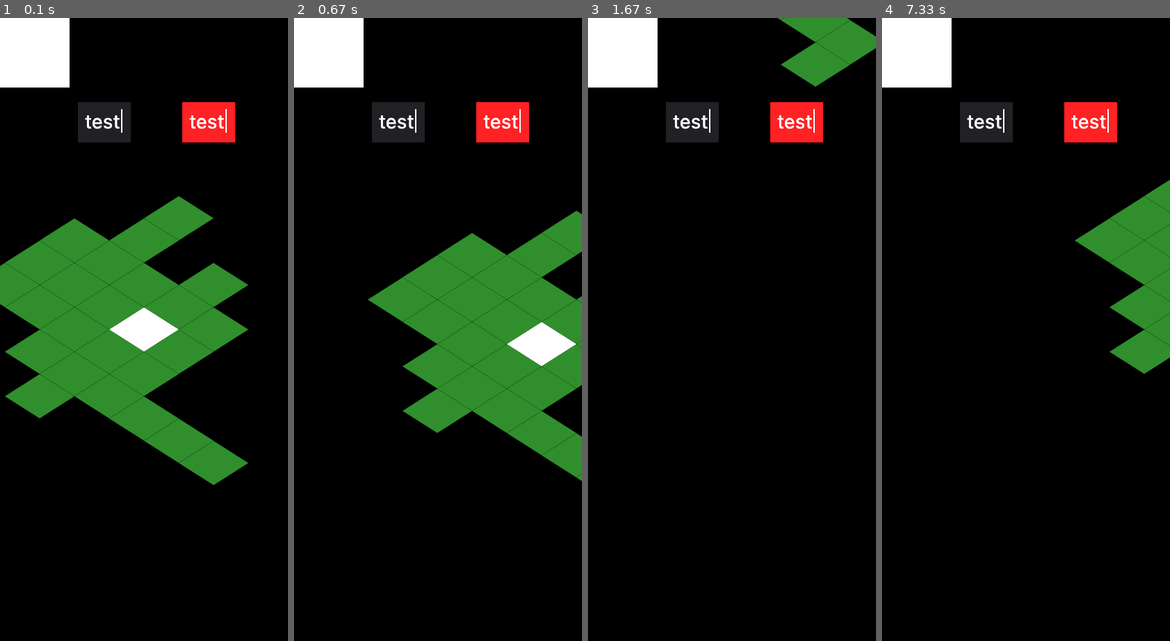
Above: before the commit, frames 1-4 (left to right).
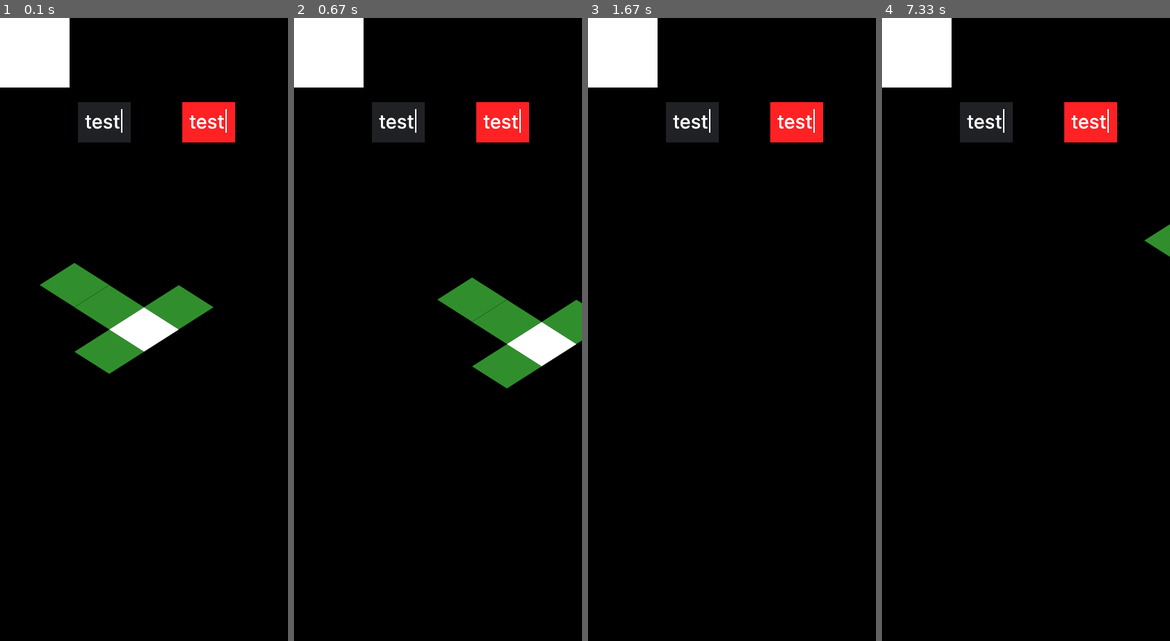
Above: after the commit, the same moments.

Repository: marcusTsng/goal_app
Game: pygame game, started from main.py
The game is run twice, just before and just after one commit, with the same random seed, the same clock (stepped at 60 frames per second) and the same inputs.
Inputs (mouse positions are in pixels of both pictures, inside the frame that each line leads up to):
- Up to frame 1 (0.1 s): no input
- Up to frame 2 (0.67 s): press the mouse at (397, 123) at 0.37 s; move the mouse to (449, 130) at 0.47 s; release the mouse at (501, 136) at 0.6 s
- Up to frame 3 (1.67 s): press the mouse at (732, 329) at 0.7 s; move the mouse to (683, 217) at 0.8 s; release the mouse at (636, 111) at 0.93 s; click (691, 123) at 1.05 s; press the mouse at (766, 304) at 1.37 s; move the mouse to (786, 198) at 1.47 s; release the mouse at (806, 92) at 1.6 s
- Up to frame 4 (7.33 s): press the mouse at (985, 123) at 1.7 s; move the mouse to (1057, 285) at 1.8 s; release the mouse at (1126, 454) at 1.93 s; press the mouse at (991, 304) at 2.03 s; move the mouse to (1023, 229) at 2.13 s; release the mouse at (1057, 148) at 2.27 s; press the mouse at (1026, 329) at 2.37 s; move the mouse to (1000, 391) at 2.47 s; release the mouse at (971, 460) at 2.6 s; press the mouse at (991, 260) at 2.7 s; move the mouse to (1057, 292) at 2.8 s; release the mouse at (1126, 323) at 2.93 s; press the mouse at (1060, 304) at 7.03 s; move the mouse to (1002, 317) at 7.13 s; release the mouse at (945, 329) at 7.27 s

The runs differ from the first frame. In frame 1, 17% of the frame differs, in the area x 0-87%, y 28-75%; in frame 2, 14%; in frame 3, 2.2%; in frame 4, 4.9%.

Commit message:
Update main.py

Diff:
--- a/main.py
+++ b/main.py
@@ -88,11 +88,6 @@
 # tile3 = Tile(1, 0)
 # tile4 = Tile(-1, 0)
 
-def addTile():
-    x,y = Tile.get_random_placement()
-    Tile(x,y)
-for _ in range(20): addTile()
-
 add_button.set_function(addTile)
 complete_button.set_function(addTile)
 
